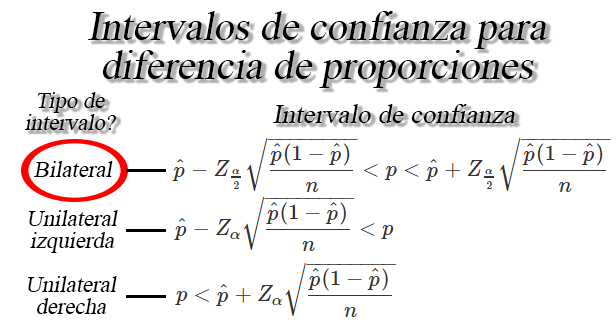
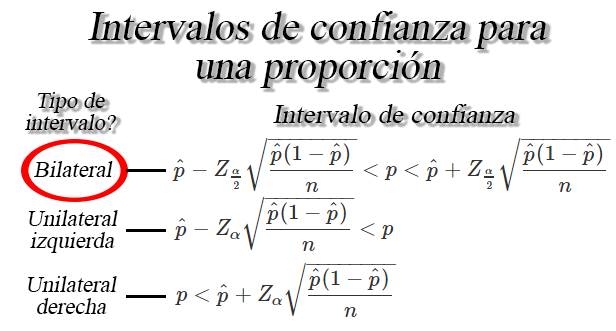
The second 616 x 331 image is a revision of the first. Changes to its layers:
renamed "Intervalos de confianza para diferencia de proporciones" to "Intervalos de confianza para una proporción", painted on it over [102, 50, 540, 88]
